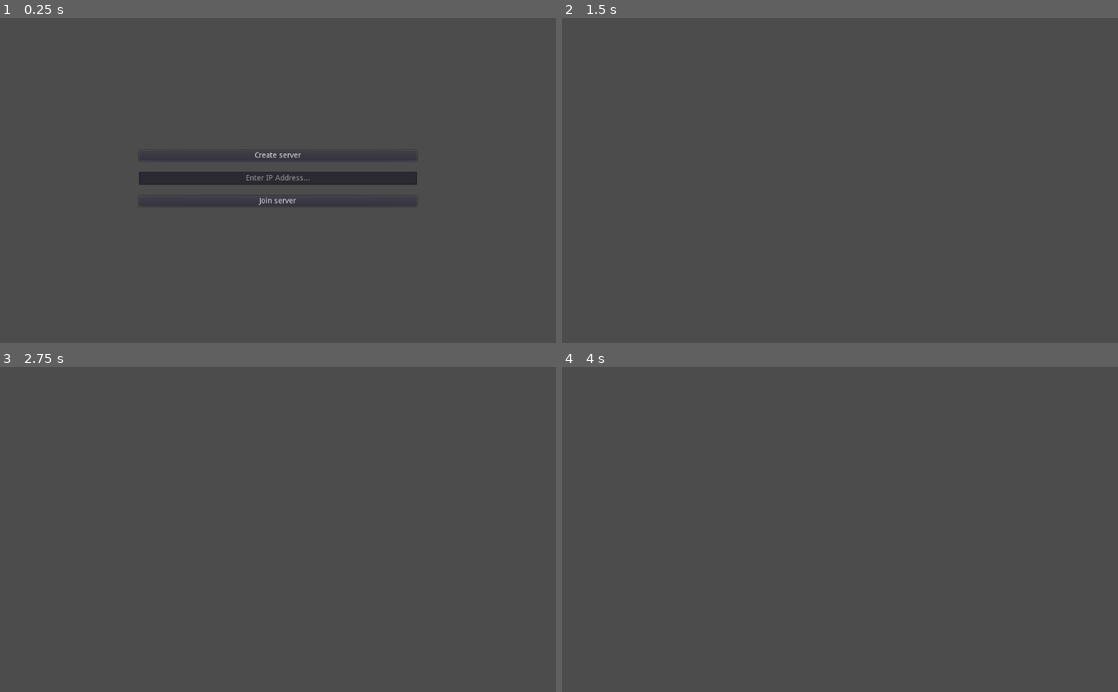
Above: before the commit, frames 1-4 (two rows, left to right).
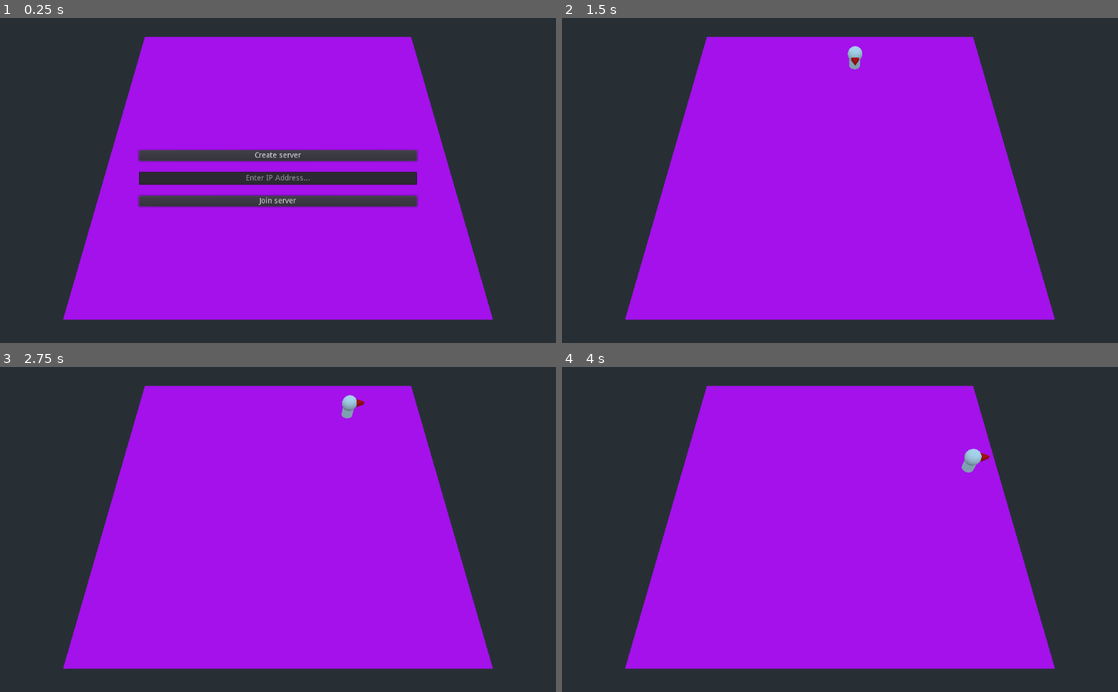
Above: after the commit, the same moments.

Repository: ogilliland/overcooked-warehouse-game
Game: Godot game, scene res://scenes/title_screen.tscn
Two runs of this game, one before a commit and one after it. Both use one fixed random seed, a clock stepped at 60 frames per second and the inputs below.
Inputs (mouse positions are in pixels of both pictures, inside the frame that each line leads up to):
- Up to frame 1 (0.25 s): no input
- Up to frame 2 (1.5 s): click (840, 177) at 0.52 s; type "12" at 0.6 s; click "Create server" at 1.25 s
- Up to frame 3 (2.75 s): tap Enter at 2 s; hold D (move_right) from 2.03 s (still down)
- Up to frame 4 (4 s): release D (move_right) at 2.78 s; hold S (move_down) 2.78-3.53 s; hold D (move_right) from 3.53 s (still down)

The runs differ from the first frame. In frame 1, 95% of the frame differs, in the area x 0-100%, y 0-100%; in frame 2, 100%; in frame 3, 100%; in frame 4, 100%.

Commit message:
Networked character controller

Diff:
--- a/scenes/game.tscn
+++ b/scenes/game.tscn
@@ -1,7 +1,7 @@
 [gd_scene load_steps=5 format=2]
 
-[ext_resource path="res://scenes/player.tscn" type="PackedScene" id=1]
 [ext_resource path="res://scenes/camera.tscn" type="PackedScene" id=2]
+[ext_resource path="res://scripts/game.gd" type="Script" id=3]
 
 [sub_resource type="PlaneMesh" id=1]
 size = Vector2( 20, 20 )
@@ -10,8 +10,7 @@
 albedo_color = Color( 1, 0, 1, 1 )
 
 [node name="Game" type="Spatial"]
-
-[node name="Player" parent="." instance=ExtResource( 1 )]
+script = ExtResource( 3 )
 
 [node name="CameraPos" parent="." instance=ExtResource( 2 )]
 transform = Transform( 1, 0, 0, 0, 1, 0, 0, 0, 1, 0, 0, 2.5 )
--- a/scenes/player.tscn
+++ b/scenes/player.tscn
@@ -42,3 +42,11 @@
 [node name="CollisionShape" type="CollisionShape" parent="."]
 transform = Transform( 1, 0, 0, 0, -4.37114e-08, 1, 0, -1, -4.37114e-08, 0, 0.75, 0 )
 shape = SubResource( 1 )
+
+[node name="Tween" type="Tween" parent="."]
+
+[node name="NetworkTickRate" type="Timer" parent="."]
+wait_time = 0.03
+autostart = true
+
+[connection signal="timeout" from="NetworkTickRate" to="." method="_on_network_tick_rate_timeout"]
--- a/scenes/title_screen.tscn
+++ b/scenes/title_screen.tscn
@@ -1,11 +1,24 @@
-[gd_scene load_steps=2 format=2]
+[gd_scene load_steps=3 format=2]
 
 [ext_resource path="res://scripts/title_screen.gd" type="Script" id=1]
+[ext_resource path="res://scenes/game.tscn" type="PackedScene" id=2]
 
 [node name="TitleScreen" type="Control"]
 anchor_right = 1.0
 anchor_bottom = 1.0
 script = ExtResource( 1 )
+
+[node name="ViewportContainer" type="ViewportContainer" parent="."]
+anchor_right = 1.0
+anchor_bottom = 1.0
+stretch = true
+
+[node name="Viewport" type="Viewport" parent="ViewportContainer"]
+size = Vector2( 1024, 600 )
+handle_input_locally = false
+render_target_update_mode = 3
+
+[node name="Game" parent="ViewportContainer/Viewport" instance=ExtResource( 2 )]
 
 [node name="MainMenu" type="VBoxContainer" parent="."]
 anchor_left = 0.25
--- /dev/null
+++ b/scripts/game.gd
@@ -0,0 +1,21 @@
+extends Spatial
+
+var Player = preload("res://scenes/player.tscn")
+
+onready var players = $Players
+
+func _ready() -> void:
+	Network.game = self
+
+func instance_player(id: int) -> void:
+	var player_instance = Player.instance()
+	player_instance.name = str(id)
+	player_instance.set_network_master(id)
+	# Randomize player position for testing
+	# TO DO - replace this with actual spawn locations defined in the map
+	player_instance.global_transform.origin = Vector3(
+		rand_range(-10, 10),
+		0,
+		rand_range(-10, 10)
+	)
+	add_child(player_instance)
--- a/scripts/network.gd
+++ b/scripts/network.gd
@@ -7,6 +7,10 @@
 var client: NetworkedMultiplayerENet
 
 var ip_address: String = ""
+
+# Create placeholder reference to game scene which we populate on ready in the game script
+# This is a bit hacky but it works for now ¯\_(ツ)_/¯
+var game: Spatial
 
 func _ready() -> void:
 	for ip in IP.get_local_addresses():
@@ -27,6 +31,10 @@
 	server.create_server(DEFAULT_PORT, MAX_CLIENTS)
 	get_tree().set_network_peer(server)
 
+	# Use the reference to the game scene populated earlier
+	# Instance a player for the server host on their own machine
+	game.instance_player(get_tree().get_network_unique_id())
+
 func join_server() -> void:
 	client = NetworkedMultiplayerENet.new()
 	client.create_client(ip_address, DEFAULT_PORT)
--- a/scripts/player.gd
+++ b/scripts/player.gd
@@ -5,36 +5,69 @@
 const FRICTION: float = 8.0
 
 var velocity: Vector3
+var angle: float
+
+onready var tween = $Tween
+puppet var puppet_translation: Vector3 setget set_puppet_translation
+puppet var puppet_velocity: Vector3
+puppet var puppet_angle: float
 
 func _ready() -> void:
 	velocity = Vector3(0, 0, 0)
 
+func set_puppet_translation(new_translation: Vector3) -> void:
+	puppet_translation = new_translation
+	tween.interpolate_property(self, "translation", translation, puppet_translation, 0.1)
+	tween.start()
+
 func _physics_process(delta: float) -> void:
-	var direction := Vector3(
-		Input.get_action_strength("move_right") - Input.get_action_strength("move_left"),
-		0,
-		Input.get_action_strength("move_down") - Input.get_action_strength("move_up")
-	).normalized()
+	var target_angle = 0 # Will be used later to rotate player
 
-	velocity += direction * ACCEL * delta
-	velocity -= velocity * FRICTION * delta
+	if is_network_master():
+		var direction := Vector3(
+			Input.get_action_strength("move_right") - Input.get_action_strength("move_left"),
+			0,
+			Input.get_action_strength("move_down") - Input.get_action_strength("move_up")
+		).normalized()
 
-	velocity = move_and_slide(velocity, Vector3.UP)
+		velocity += direction * ACCEL * delta
+		velocity -= velocity * FRICTION * delta
 
-	# Rotate character to face input direction
-	if direction.length() > 0.1:
-		var target = Transform(
-			Vector3(1, 0, 0),
-			Vector3(0, 1, 0),
-			Vector3(0, 0, 1),
-			Vector3(0, 0, 0)
-		)
-		var angle = atan2(direction.x, direction.z)
-		target = target.rotated(Vector3.UP, angle)
+		velocity = move_and_slide(velocity, Vector3.UP)
 
-		# Convert basis to quaternion
-		var a = Quat(transform.basis)
-		var b = Quat(target.basis)
-		# Interpolate using spherical-linear interpolation (SLERP)
-		var c = a.slerp(b, 0.25)
-		transform.basis = Basis(c)
+		# Rotate character to face input direction
+		if direction.length() > 0.1:
+			angle = atan2(direction.x, direction.z)
+
+		target_angle = angle
+
+	else:
+		# Lag compensation - predict player movement based on last velocity
+		if not tween.is_active():
+			move_and_slide(puppet_velocity, Vector3.UP) # Deliberately not setting puppet_velocity to return value here
+
+		target_angle = puppet_angle
+
+	# Rotate player to face target_angle
+	var target_transform = Transform(
+		Vector3(1, 0, 0),
+		Vector3(0, 1, 0),
+		Vector3(0, 0, 1),
+		Vector3(0, 0, 0)
+	)
+	target_transform = target_transform.rotated(Vector3.UP, target_angle)
+
+	# Convert basis to quaternion
+	var a = Quat(transform.basis)
+	var b = Quat(target_transform.basis)
+	# Interpolate using spherical-linear interpolation (SLERP)
+	var c = a.slerp(b, 0.25)
+	transform.basis = Basis(c)
+
+# Tick rate of 0.03 seconds is approx. 30 FPS
+# We don't need to send network updates at the full 60 FPS of _physics_process()
+func _on_network_tick_rate_timeout():
+	if is_network_master():
+		rset_unreliable("puppet_translation", translation)
+		rset_unreliable("puppet_velocity", velocity)
+		rset_unreliable("puppet_angle", angle)
--- a/scripts/title_screen.gd
+++ b/scripts/title_screen.gd
@@ -3,18 +3,32 @@
 onready var main_menu = $MainMenu
 onready var server_ip_input = $MainMenu/ServerIP
 onready var device_ip_label = $MainMenu/LocalIP
+onready var game = $ViewportContainer/Viewport/Game
 
 func _ready() -> void:
 	get_tree().connect("network_peer_connected", self, "_player_connected")
 	get_tree().connect("network_peer_disconnected", self, "_player_disconnected")
+	get_tree().connect("connected_to_server", self, "_server_connected")
 
 	device_ip_label.text = Network.ip_address
 
 func _player_connected(id: int) -> void:
 	print_debug("Player " + str(id) + " has connected")
 
+	# Instance other players when a new client joins
+	game.instance_player(id)
+
 func _player_disconnected(id: int) -> void:
 	print_debug("Player " + str(id) + " has disconnected")
+
+	# Delete player when they disconnect
+	if game.has_node(str(id)):
+		game.get_node(str(id)).queue_free()
+
+# Instance a player's own avatar when they join a server
+func _server_connected() -> void:
+	yield(get_tree().create_timer(0.1), "timeout")
+	game.instance_player(get_tree().get_network_unique_id())
 
 func _on_create_server_pressed() -> void:
 	main_menu.hide()
